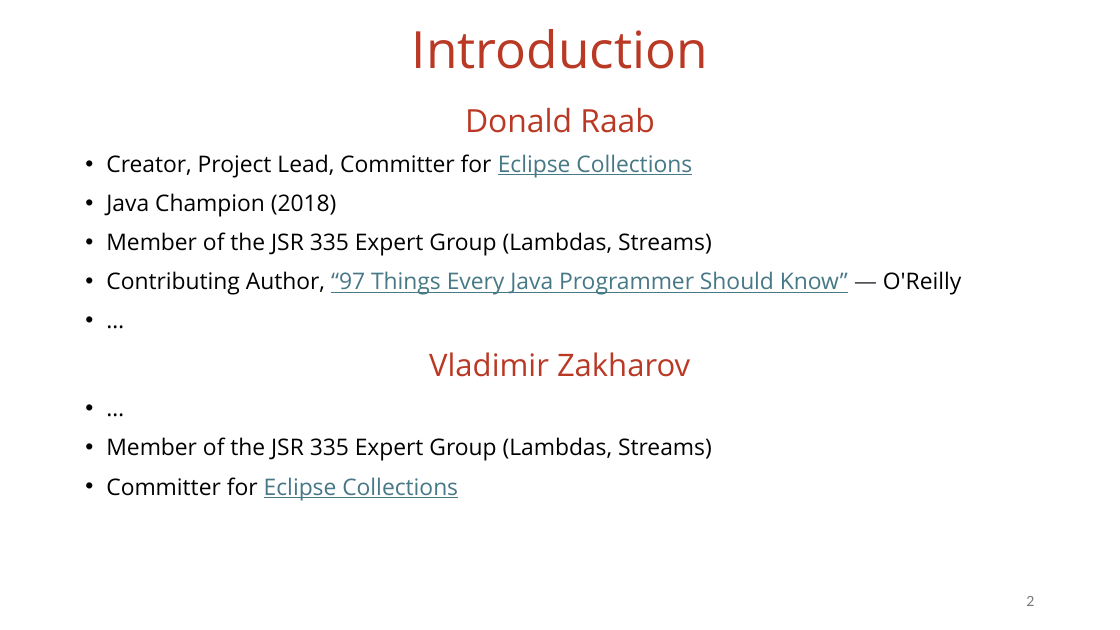
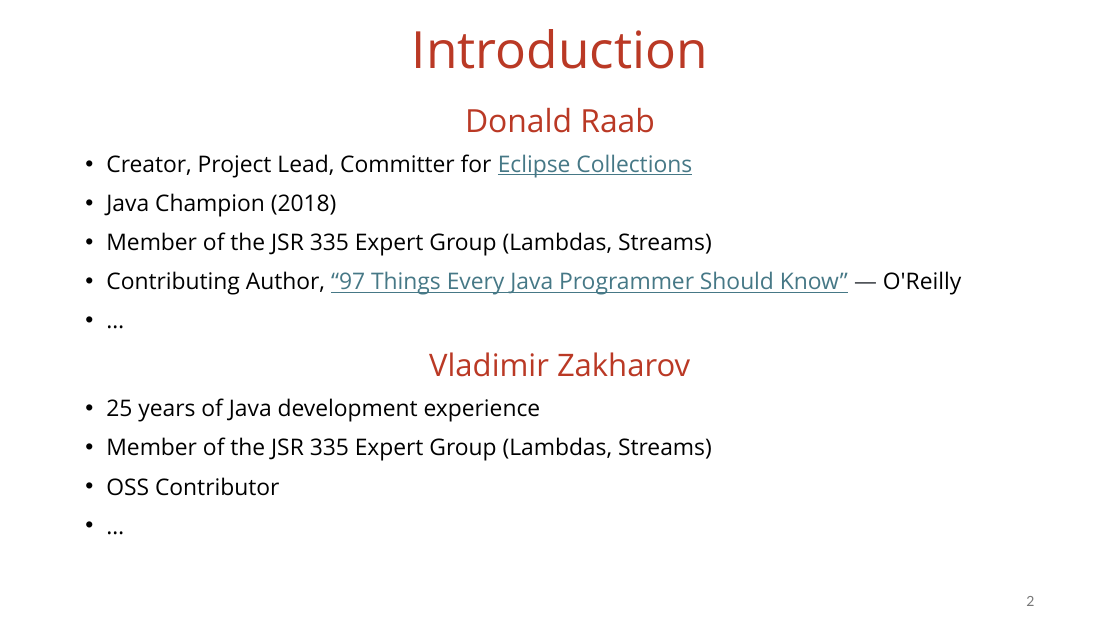
Before and after one commit to vmzakharov/missing-dataframe-talk, a slide deck: slide 2 of presentation/Missing_Dataframe_Long.pptx. Drawn at 1120x630 pixels with LibreOffice and Linux fonts; fonts in the diff are those of the drawing. Boxes give left, top, right and bottom in pixels: in the first picture for what was removed or moved away, otherwise in the second. Text is boxed around its words. In the diff, an @@ line names an element or a change of style, - is before the commit and + after.

```diff
--- a/presentation/Missing_Dataframe_Long.pptx
+++ b/presentation/Missing_Dataframe_Long.pptx
@@ text at (x1=106, y1=398, x2=712, y2=496): paragraphs added @@
+• 25 years of Java development experience
+• Member of the JSR 335 Expert Group (Lambdas, Streams)
+• OSS Contributor
@@ text at (x1=106, y1=437, x2=712, y2=501): paragraphs removed @@
-• Member of the JSR 335 Expert Group (Lambdas, Streams)
-• Committer for Eclipse Collections
```
Also in this commit, not shown: 1 other slide changed, 1 other file.
